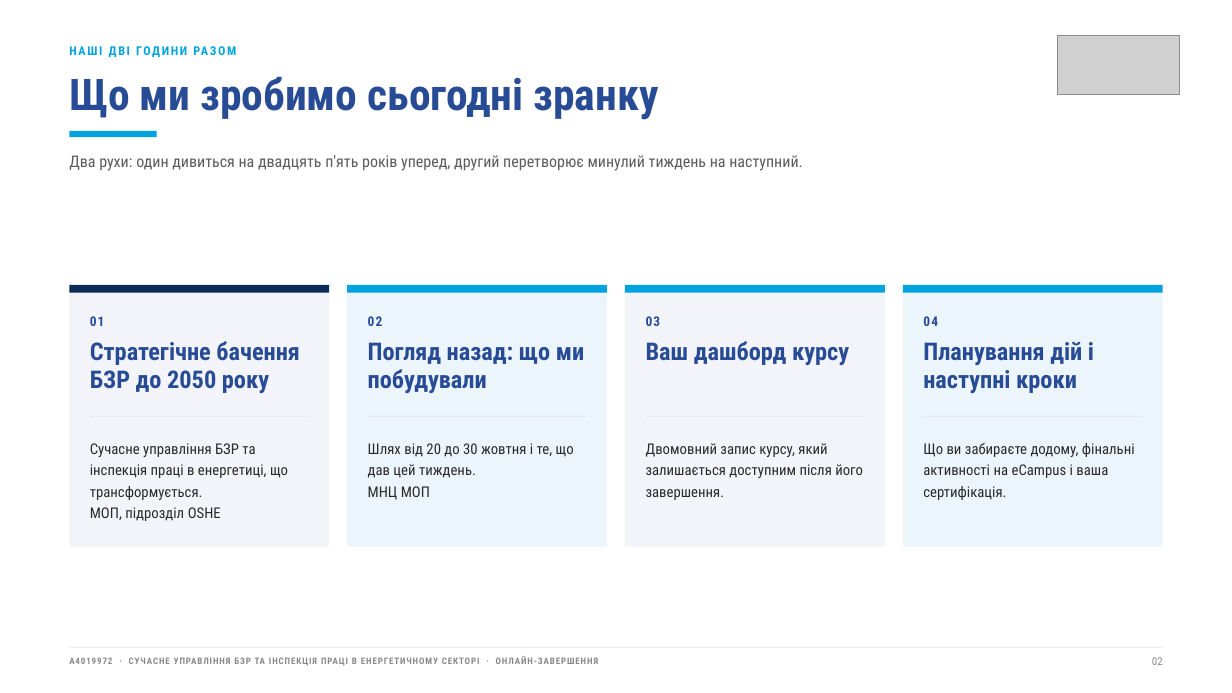
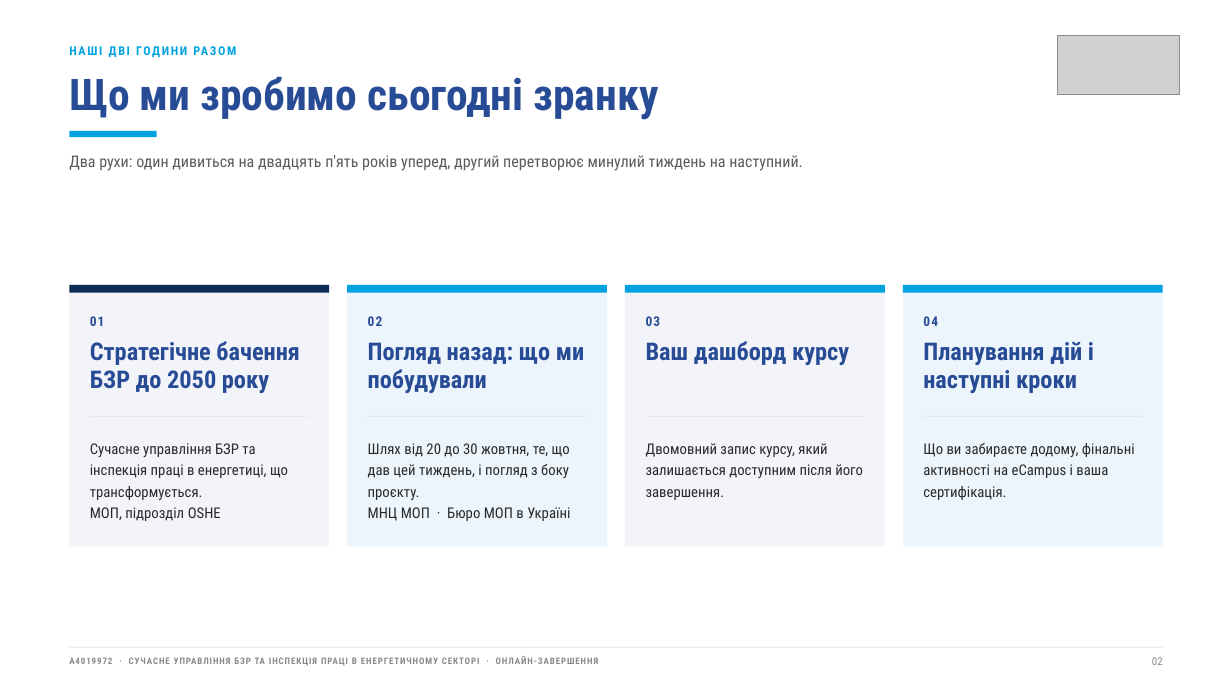
Before and after one commit to olena-vazhynska/Modern-Energy-Sector_Ukraine, a slide deck: slide 2 of assets/decks/A4019972_Closing_Webinar_4Nov2026_UA.pptx. Drawn at 1232x693 pixels with LibreOffice and Linux fonts; fonts in the diff are those of the drawing; grey boxes stand for pictures. Boxes give left, top, right and bottom in pixels: in the first picture for what was removed or moved away, otherwise in the second. Text is boxed around its words. In the diff, an @@ line names an element or a change of style, - is before the commit and + after.

```diff
--- a/assets/decks/A4019972_Closing_Webinar_4Nov2026_UA.pptx
+++ b/assets/decks/A4019972_Closing_Webinar_4Nov2026_UA.pptx
@@ text at (368, 443, 570, 521): text changed @@
-Шлях від 20 до 30 жовтня і те, що дав цей тиждень.
-МНЦ МОП
+Шлях від 20 до 30 жовтня, те, що дав цей тиждень, і погляд з боку проєкту.
+МНЦ МОП · Бюро МОП в Україні
```
Also in this commit, not shown: 7 other slides changed, 2 slides added, 5 other files.
